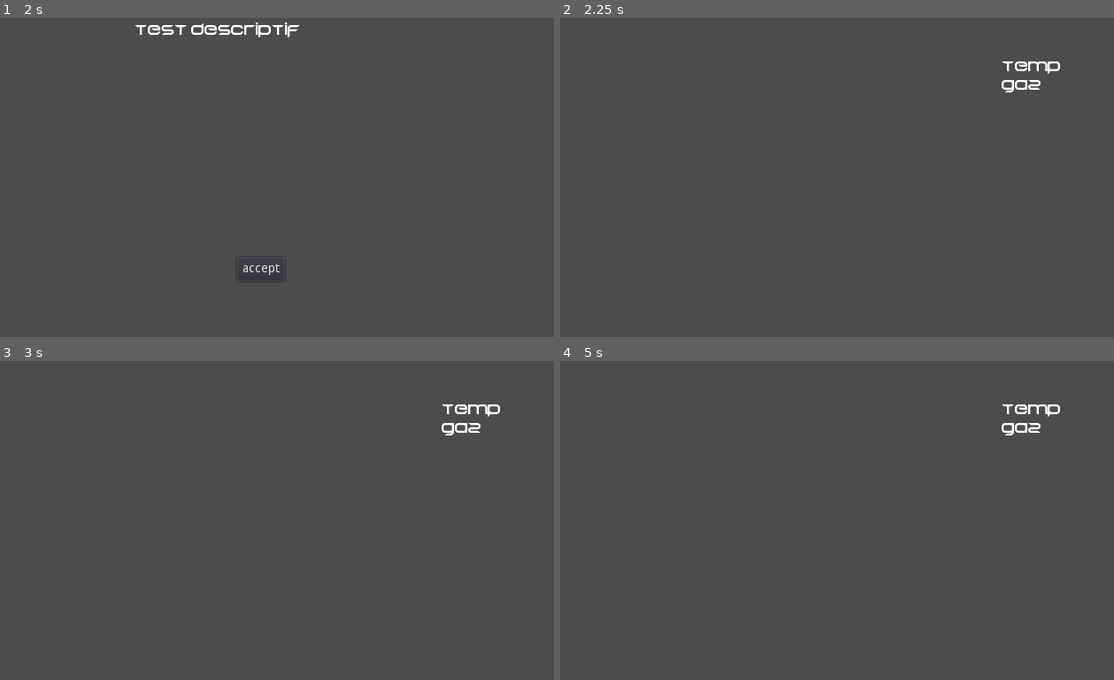
Above: before the commit, frames 1-4 (two rows, left to right).
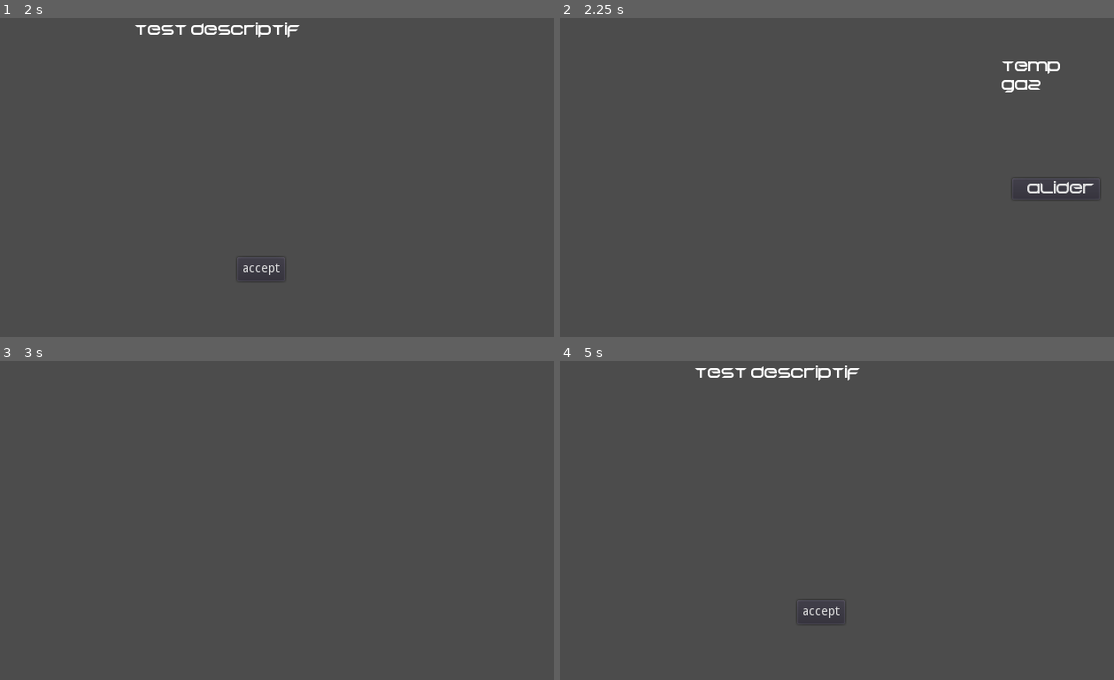
Above: after the commit, the same moments.

Repository: RyanHerb/-jubilant-octo-robot
Game: Godot game, scene res://Main.tscn
The game is run twice, just before and just after one commit, with the same random seed, the same clock (stepped at 60 frames per second) and the same inputs.
Inputs (mouse positions are in pixels of both pictures, inside the frame that each line leads up to):
- Up to frame 1 (2 s): click "start" at 0.5 s; click "next" at 1.25 s
- Up to frame 2 (2.25 s): click "accept" at 2 s
- Up to frame 3 (3 s): click (498, 533) at 2.75 s, where only the run after the commit has a clickable "Valider"
- Up to frame 4 (5 s): tap Enter at 3.5 s; move the mouse to (953, 504) at 3.52 s; click (953, 504) at 3.67 s; tap Space at 4.25 s; drag from (715, 536) to (803, 584) at 4.27 s

Frame 1 is identical in both runs. In frame 2, 0.2% of the frame differs, in the area x 84-97%, y 51-55%; in frame 3, 0.3%; in frame 4, 1.0%, in the area x 24-91%, y 1-81%.

Commit message:
Scénario des 3 mission
Enchainement des mission
Ajoute button validation mission

Diff:
--- a/HUD.tscn
+++ b/HUD.tscn
@@ -7,7 +7,7 @@
 size = 30
 font_data = ExtResource( 1 )
 
-[node name="CanvasLayer" type="CanvasLayer"]
+[node name="HUD" type="CanvasLayer"]
 script = ExtResource( 2 )
 
 [node name="StartButton" type="Button" parent="."]
--- a/HUDBureau.gd
+++ b/HUDBureau.gd
@@ -1,6 +1,8 @@
 extends Node2D
 
 export (PackedScene) var Mission
+
+signal mission_finished
 
 
 func _ready():
@@ -16,6 +18,7 @@
 	$RecapMission.hide()
 	$AcceptMission.hide()
 	$DescMission.hide()
+	$FinishMissionButton.hide()
 
 #func miniature_mission():
 	#$RecapMission.text = str($Mission.max_temperature)
@@ -28,6 +31,7 @@
 
 func show_intro_mission():
 	$AcceptMission.show()
+	#$DescMission.text = mission.getDescr()
 	$DescMission.show()
 
 
@@ -35,3 +39,11 @@
 	$RecapMission.show()
 	$AcceptMission.hide()
 	$DescMission.hide()
+	$FinishMissionButton.show()
+	#ajouter budget à Money
+
+
+func _on_FinishMissionButton_pressed():
+	$FinishMissionButton.hide()
+	$RecapMission.hide()
+	emit_signal("mission_finished")
--- a/HUDBureau.tscn
+++ b/HUDBureau.tscn
@@ -20,6 +20,9 @@
 [sub_resource type="DynamicFont" id=6]
 font_data = ExtResource( 1 )
 
+[sub_resource type="DynamicFont" id=7]
+font_data = ExtResource( 1 )
+
 [node name="HUDBureau" type="Node2D"]
 script = ExtResource( 2 )
 
@@ -32,6 +35,7 @@
 text = "temp :
 gaz :"
 __meta__ = {
+"_edit_group_": true,
 "_edit_use_anchors_": false
 }
 
@@ -40,9 +44,9 @@
 anchor_top = 0.5
 anchor_right = 1.0
 anchor_bottom = 0.5
-margin_left = 523.0
+margin_left = 532.0
 margin_top = 141.0
-margin_right = 599.0
+margin_right = 608.0
 margin_bottom = 165.0
 custom_fonts/font = SubResource( 3 )
 text = "show"
@@ -59,6 +63,7 @@
 custom_fonts/font = SubResource( 4 )
 text = "0"
 __meta__ = {
+"_edit_group_": true,
 "_edit_use_anchors_": false
 }
 
@@ -69,6 +74,9 @@
 margin_bottom = 360.0
 custom_fonts/font = SubResource( 5 )
 text = "0"
+__meta__ = {
+"_edit_group_": true
+}
 
 [node name="AcceptMission" type="Button" parent="."]
 margin_left = 282.0
@@ -77,6 +85,7 @@
 margin_bottom = 297.0
 text = "accept"
 __meta__ = {
+"_edit_group_": true,
 "_edit_use_anchors_": false
 }
 
@@ -93,4 +102,17 @@
 "_edit_group_": true,
 "_edit_use_anchors_": false
 }
+
+[node name="FinishMissionButton" type="Button" parent="."]
+margin_left = 525.0
+margin_top = 181.0
+margin_right = 624.0
+margin_bottom = 205.0
+custom_fonts/font = SubResource( 7 )
+text = "Valider"
+__meta__ = {
+"_edit_group_": true,
+"_edit_use_anchors_": false
+}
 [connection signal="pressed" from="AcceptMission" to="." method="_on_AcceptMission_pressed"]
+[connection signal="pressed" from="FinishMissionButton" to="." method="_on_FinishMissionButton_pressed"]
--- a/Main.gd
+++ b/Main.gd
@@ -26,21 +26,31 @@
 	var mission = create_mission_1()
 	add_child(mission)
 	$HUDBureau.show_intro_mission()
+	yield($EntreMissions, "timeout")
+	mission = create_mission_2()
+	$HUDBureau.show_intro_mission()
+	yield($EntreMissions, "timeout")
+	mission = create_mission_3()
+	$HUDBureau.show_intro_mission()
 
 func create_mission_1():
 	var mission = preload("res://Mission.tscn").instance()
 	mission.update_descr("blubliblablop bliblbubla blablabloublou")
-	mission.update_values(0, 40, "oxygene")
+	mission.update_values(0, 40, "oxygene", 150)
 	return mission
 
 func create_mission_2():
-	var mission = Mission.instance()
+	var mission = preload("res://Mission.tscn").instance()
 	mission.update_descr("blubliblablop bliblbubla blablabloublou")
-	mission.update_values(-20, 10, "azote")
+	mission.update_values(-20, 10, "azote", 400)
 	return mission
 
 func create_mission_3():
-	var mission = Mission.instance()
+	var mission = preload("res://Mission.tscn").instance()
 	mission.update_descr("blubliblablop bliblbubla blablabloublou")
-	mission.update_values(20, 55, "zemon")
+	mission.update_values(20, 55, "zemon", 1000)
 	return mission
+
+
+func _on_HUDBureau_mission_finished():
+	$EntreMissions.start()
--- a/Main.tscn
+++ b/Main.tscn
@@ -9,5 +9,9 @@
 
 [node name="HUD" parent="." instance=ExtResource( 2 )]
 
-[node name="HUDBureau" type="CanvasLayer" parent="." instance=ExtResource( 3 )]
+[node name="HUDBureau" parent="." instance=ExtResource( 3 )]
+
+[node name="EntreMissions" type="Timer" parent="."]
+wait_time = 2.0
 [connection signal="start_game" from="HUD" to="." method="_on_HUD_start_game"]
+[connection signal="mission_finished" from="HUDBureau" to="." method="_on_HUDBureau_mission_finished"]
--- a/Mission.gd
+++ b/Mission.gd
@@ -40,10 +40,14 @@
 func update_descr(text):
 	descriptif = text
 
-func update_values(min_tmp, max_tmp, gaz):
+func get_desc():
+	return descriptif
+
+func update_values(min_tmp, max_tmp, gaz, money):
 	min_temperature = min_tmp
 	max_temperature = max_tmp
 	atmosphere = gaz
+	budget = money
 
 
 # Called every frame. 'delta' is the elapsed time since the previous frame.
Not shown: 1 places in HUDBureau.tscn that only renumber resources
